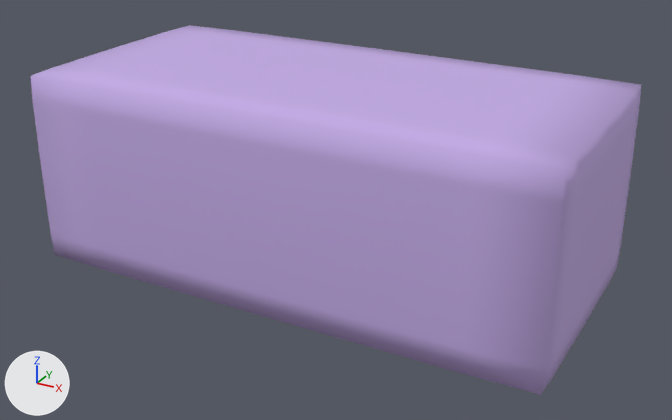
One commit to the FBX model RocketGame/Assets/modelData/Stage.FBX: the scene before it, then after it.
Camera for both pictures: a 50 mm lens placed at (221.0, -304.0, 162.0), pointed at (70.0, -30.0, 25.0). Arrows for +X, +Y and +Z are at lower left; the lights stay in place. Where no turn or scale is listed for an object, it has been applied to the vertices.
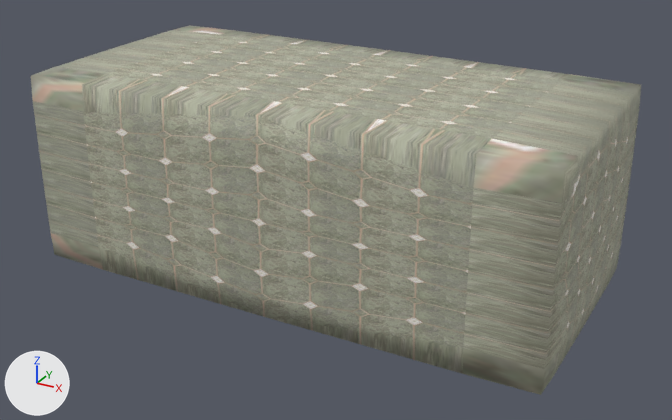
Where the change shows, as pixel boxes (x1, y1, x2, y2) in the pictures (672 x 420 px):
'Box001', surface changed (purple to grey): (31, 25, 641, 395) in both

The change, as a diff of the scene's bpy script:
```diff
--- a/RocketGame/Assets/modelData/Stage.FBX.py
+++ b/RocketGame/Assets/modelData/Stage.FBX.py
@@ img_tiles_floor001x16_jpg @@
+img_tiles_floor001x16_jpg = load_image('tiles_floor001x16.jpg', 'tiles_floor001x16.jpg', 561, 561, 'sRGB')
@@ mat_01___default @@
 mat_01___default = principled_material('01 - Default')
-mat_01___default.texture = img_boxtex_png  # with its transparency
+mat_01___default.texture = img_tiles_floor001x16_jpg
 mat_01___default.roughness = 0.859
```
